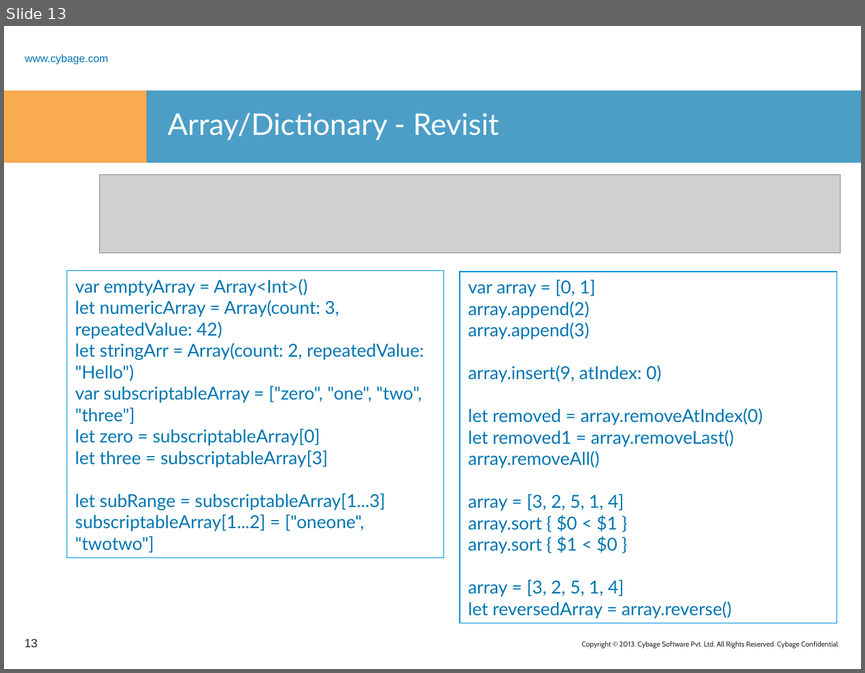
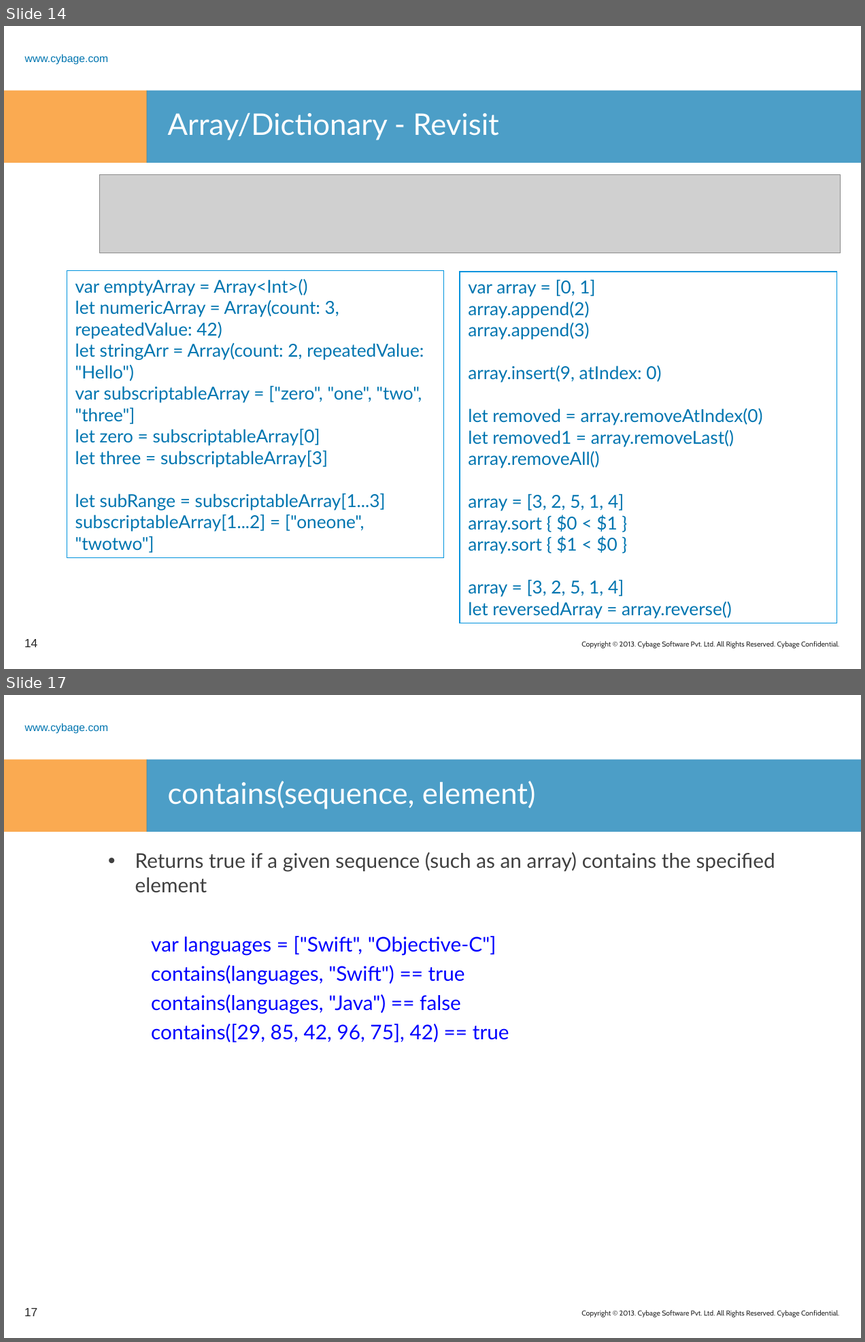
Before and after one commit to sumantar/Learn_Swift, a slide deck: PPT/Learn_Swift-4.ppt. Shown one above the other, each under a label of ours: slide 13 before the commit, slides 14 and 17 after it; the slides between them are not shown. The pictures are 865x673 and 865x1342 pixels, drawn with LibreOffice and Linux fonts; fonts in the diff are those of the drawing; grey boxes stand for pictures; background and template pictures are left out. Boxes give left, top, right and bottom in pixels: in the first picture for what was removed or moved away, otherwise in the second. Text is boxed around its words. In the diff, an @@ line names an element or a change of style, - is before the commit and + after.

```diff
--- a/PPT/Learn_Swift-4.ppt
+++ b/PPT/Learn_Swift-4.ppt
@@ slide 17 added at <box>4,695,861,1338</box>, background #FFFFFF; not listed: 4 template elements that a slide beside it also shows @@
@@ title added at <box>168,781,536,809</box>, 25 pt, text #FFFFFF @@
+contains(sequence, element)
@@ text added at <box>135,852,775,1042</box>, 17 pt, text #0000FF @@
+• Returns true if a given sequence (such as an array) contains the specified element
+  var languages = ["Swift", "Objective-C"]
+  contains(languages, "Swift") == true
+  contains(languages, "Java") == false
+  contains([29, 85, 42, 96, 75], 42) == true
@@ page number added at <box>24,1308,37,1316</box>, 10 pt, text #262626 @@
+17
@@ what was slide 13 is now slide 14 @@
@@ page number at <box>24,639,37,647</box>: text changed @@
-13
+14
```
Also in this commit, not shown: 28 other slides added, 6 other files.
